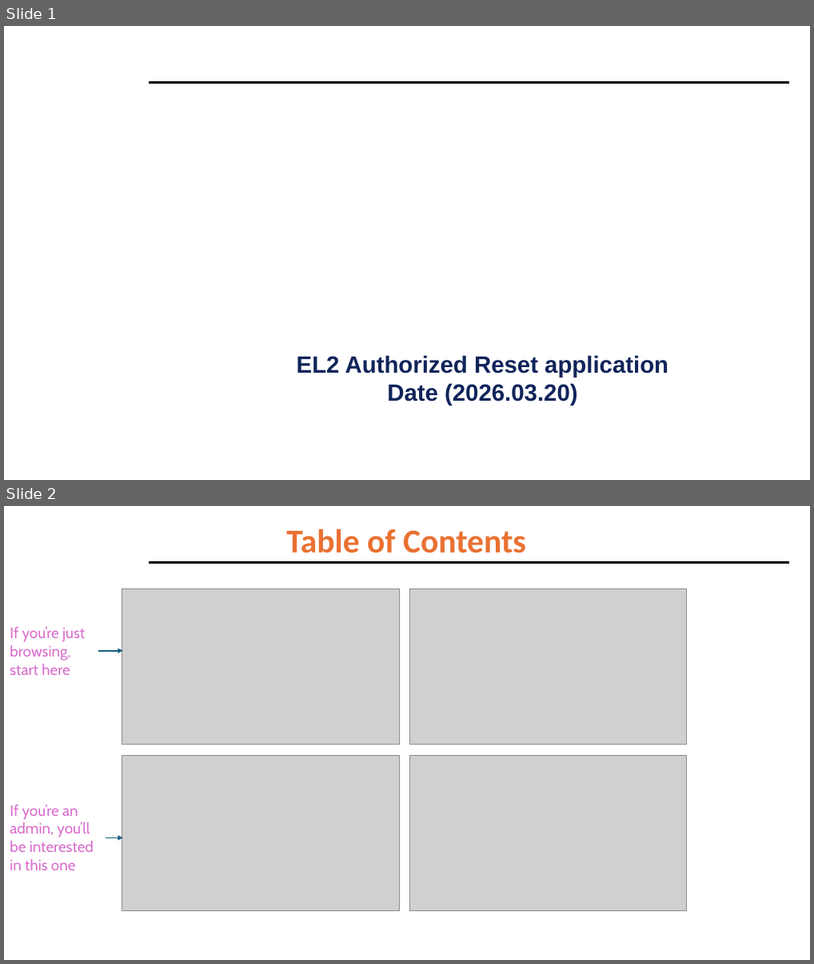
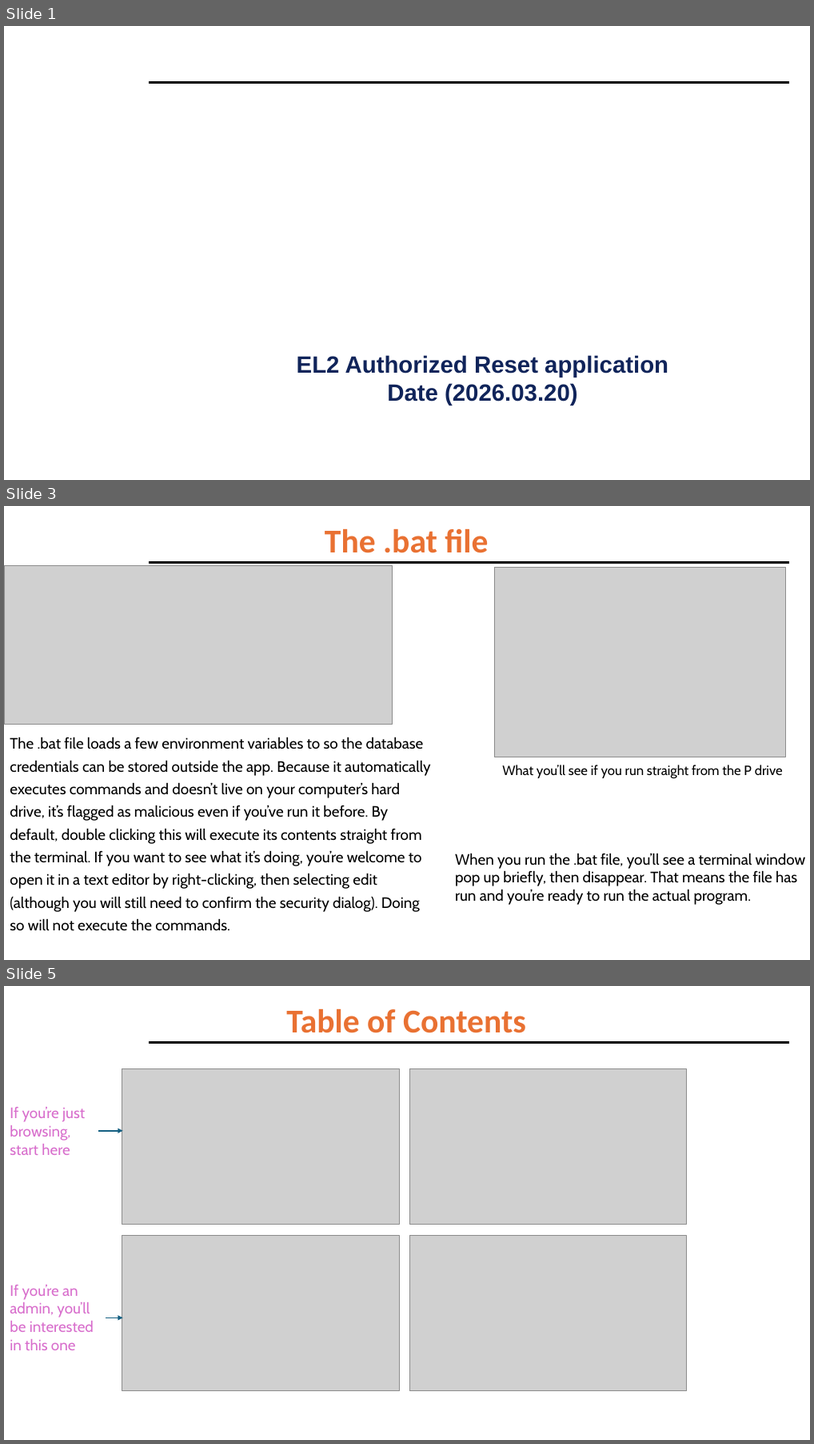
Before and after one commit to eric-mckay-sus/EL2AuthorizedReset, a slide deck: AdminInterface/UserGuide.pptx. Shown one above the other, each under a label of ours: slides 1 and 2 before the commit, slides 1, 3 and 5 after it; the slides between them are not shown. The pictures are 814x964 and 814x1444 pixels, drawn with LibreOffice and Linux fonts; fonts in the diff are those of the drawing; grey boxes stand for pictures; background and template pictures are left out. Boxes give left, top, right and bottom in pixels: in the first picture for what was removed or moved away, otherwise in the second. Text is boxed around its words. In the diff, an @@ line names an element or a change of style, - is before the commit and + after.

```diff
--- a/AdminInterface/UserGuide.pptx
+++ b/AdminInterface/UserGuide.pptx
@@ slide 3 added at [4, 506, 810, 960], background #FFFFFF; not listed: 1 template element that a slide beside it also shows @@
@@ title added at [325, 529, 488, 553], 39.6 pt, text #E97132, bold @@
+The .bat file
@@ picture added at [4, 566, 392, 724] @@
@@ picture added at [494, 568, 786, 757] @@
@@ text added at [10, 736, 430, 931], 18 pt, text #000000 @@
+The .bat file loads a few environment variables to so the database credentials can be stored outside the app. Because it automatically executes commands and doesn’t live on your computer’s hard drive, it’s flagged as malicious even if you’ve run it before. By default, double clicking this will execute its contents straight from the terminal. If you want to see what it’s doing, you’re welcome to open it in a text editor by right-clicking, then selecting edit (although you will still need to confirm the security dialog). Doing so will not execute the commands.
@@ text added at [502, 764, 783, 778], 16 pt, text #000000 @@
+What you’ll see if you run straight from the P drive
@@ text added at [455, 852, 806, 904], 18 pt, text #000000 @@
+When you run the .bat file, you’ll see a terminal window pop up briefly, then disappear. That means the file has run and you’re ready to run the actual program.
@@ what was slide 2 is now slide 5 @@
```
Also in this commit, not shown: 2 other slides added, 1 other file.
